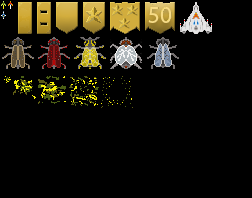
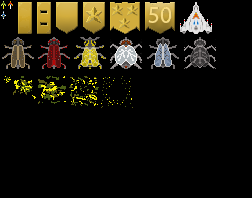
Layered file, before and after one edit (252x198). Changes by layer:
added group "Insect_Mosquito" with 2 layers above "Player1" over [184, 37, 216, 69]
added layer "Insect Mosquito Wings" (73%) in group "Insect_Mosquito" over [186, 40, 214, 69]
added layer "Insect Mosquito Body" in group "Insect_Mosquito" over [184, 37, 216, 69]
